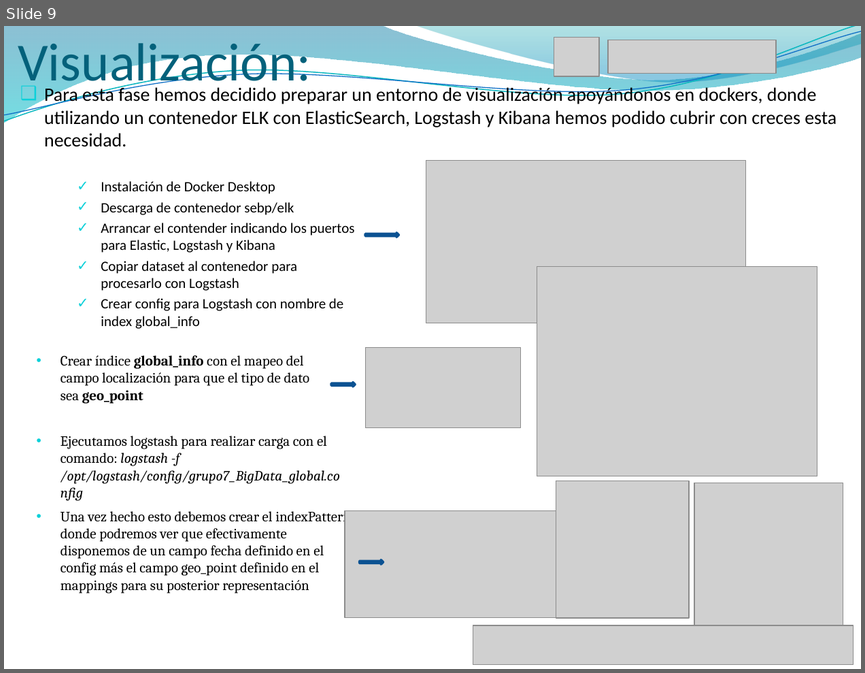
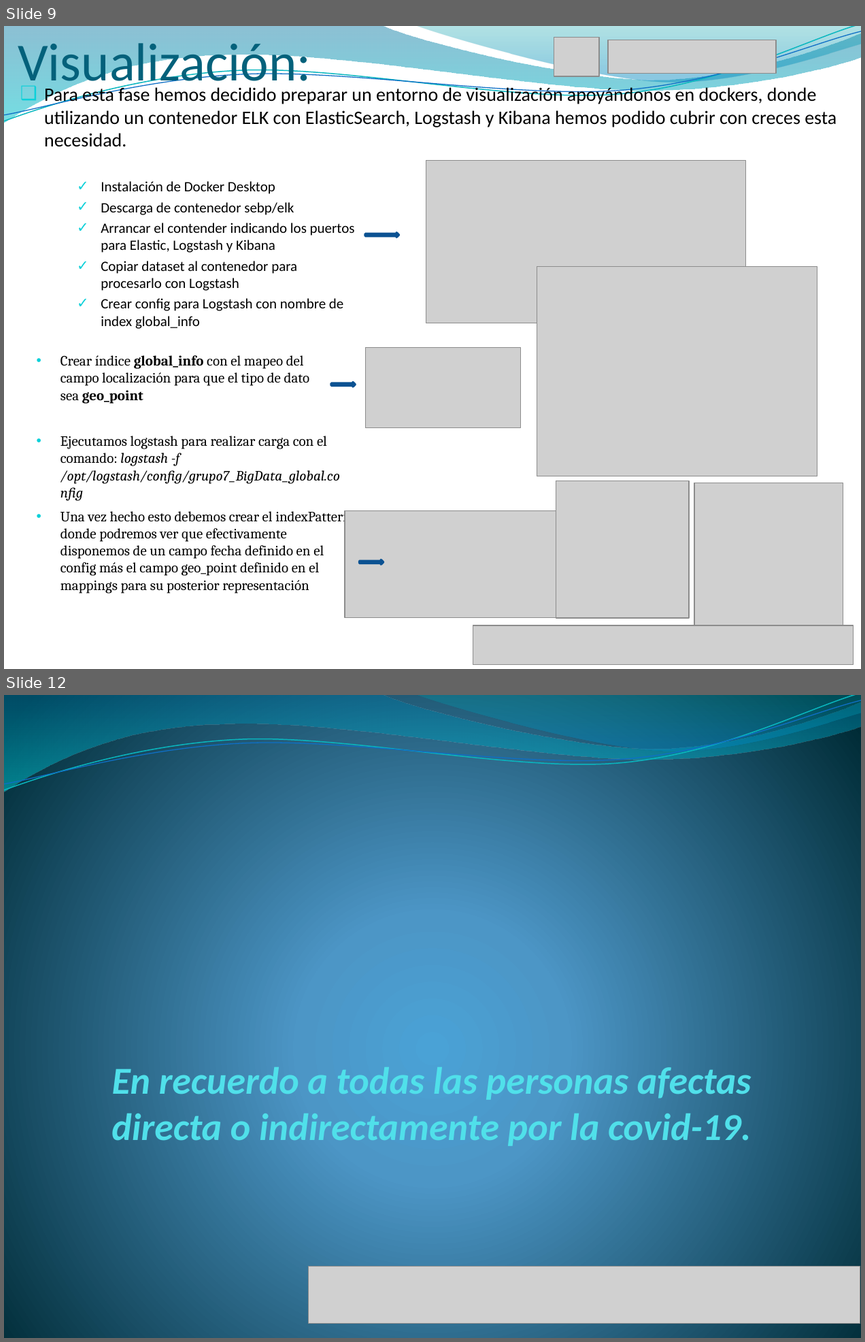
Before and after one commit to Big-Data-Equipo-7/Proyecto, a slide deck: GRUPO7-Calidad del aire en la Comunidad de Madrid_v4.pptx. Shown one above the other, each under a label of ours: slide 9 before the commit, slides 9 and 12 after it; the slides between them are not shown. The pictures are 865x673 and 865x1342 pixels, drawn with LibreOffice and Linux fonts; fonts in the diff are those of the drawing; grey boxes stand for pictures; background and template pictures are left out. Boxes give left, top, right and bottom in pixels: in the first picture for what was removed or moved away, otherwise in the second. Text is boxed around its words. In the diff, an @@ line names an element or a change of style, - is before the commit and + after.

```diff
--- a/GRUPO7-Calidad del aire en la Comunidad de Madrid_v4.pptx
+++ b/GRUPO7-Calidad del aire en la Comunidad de Madrid_v4.pptx
@@ slide 12 added at bbox=[4, 695, 861, 1338], background gradient #4AA0D6 to #4C98C7 to #002C38; not listed: 4 template elements that a slide beside it also shows @@
@@ title added at bbox=[111, 1067, 751, 1146], 32 pt, text #51E0EA, bold, italic @@
+En recuerdo a todas las personas afectas directa o indirectamente por la covid-19.
@@ picture added at bbox=[308, 1266, 860, 1323] @@
```
Also in this commit, not shown: 2 slides changed, 1 other slide added, 1 slide removed.
